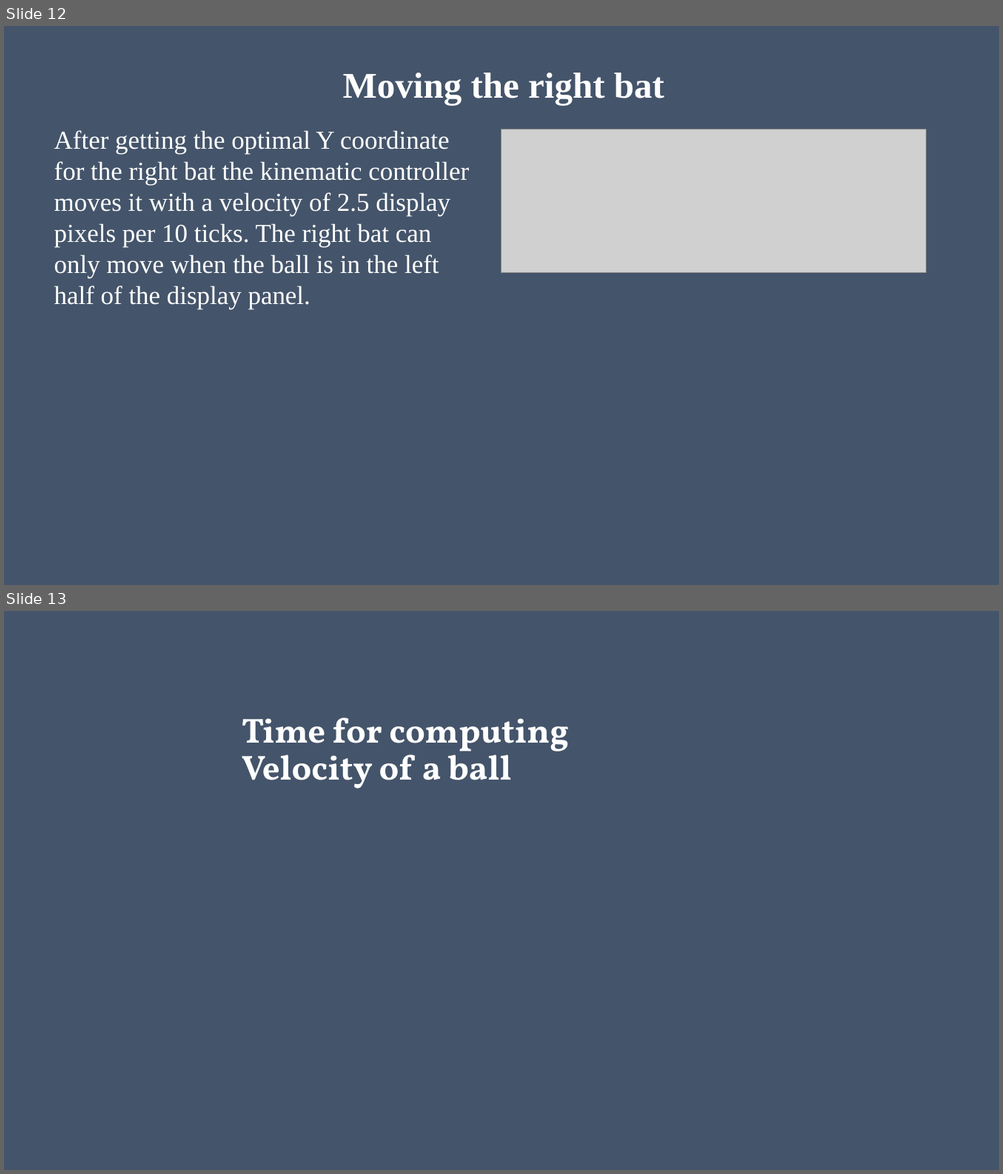
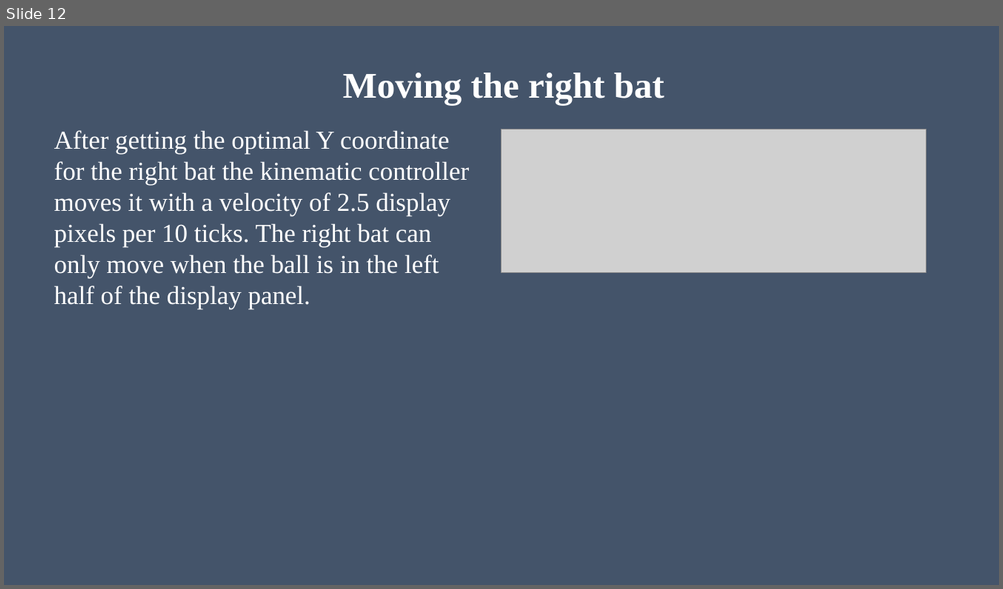
Before and after one commit to MIZINCHIK/DigitalPlatforms, a slide deck: Presentation.pptx. Shown one above the other, each under a label of ours: slides 12 and 13 before the commit, slide 12 after it. The pictures are 1003x1174 and 1003x589 pixels, drawn with LibreOffice and Linux fonts; fonts in the diff are those of the drawing; grey boxes stand for pictures. Boxes give left, top, right and bottom in pixels: in the first picture for what was removed or moved away, otherwise in the second. Text is boxed around its words. In the diff, an @@ line names an element or a change of style, - is before the commit and + after.

Commit message:
Final presentation

```diff
--- a/Presentation.pptx
+++ b/Presentation.pptx
@@ slide 13 removed at (x1=4, y1=611, x2=999, y2=1170), background #44546A @@
@@ title removed at (x1=242, y1=718, x2=569, y2=789) @@
-Time for computing
-Velocity of a ball
```
